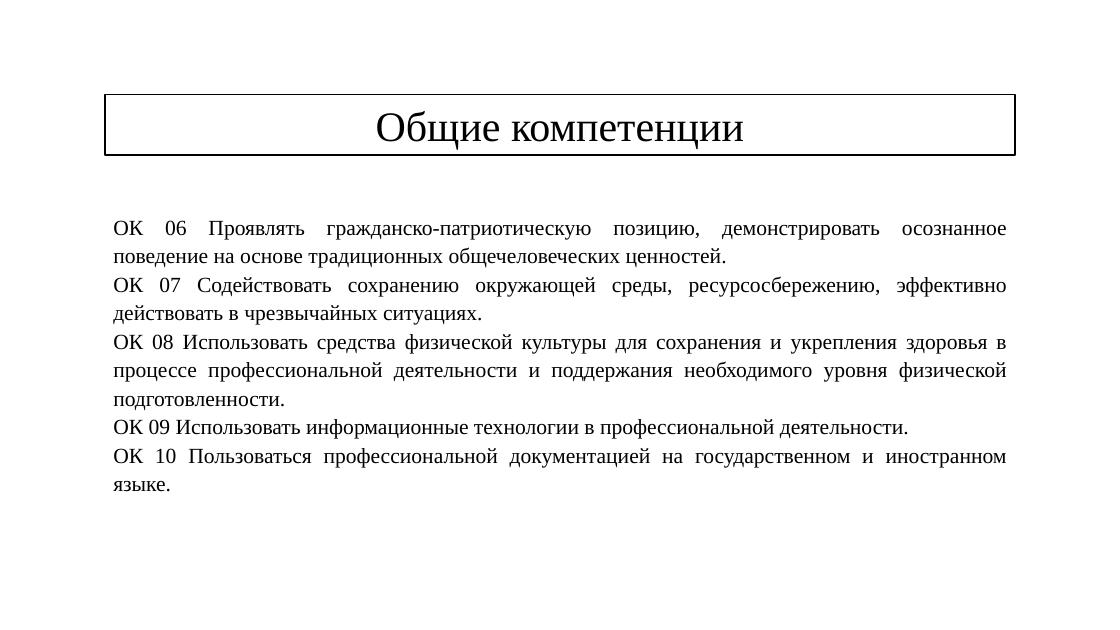
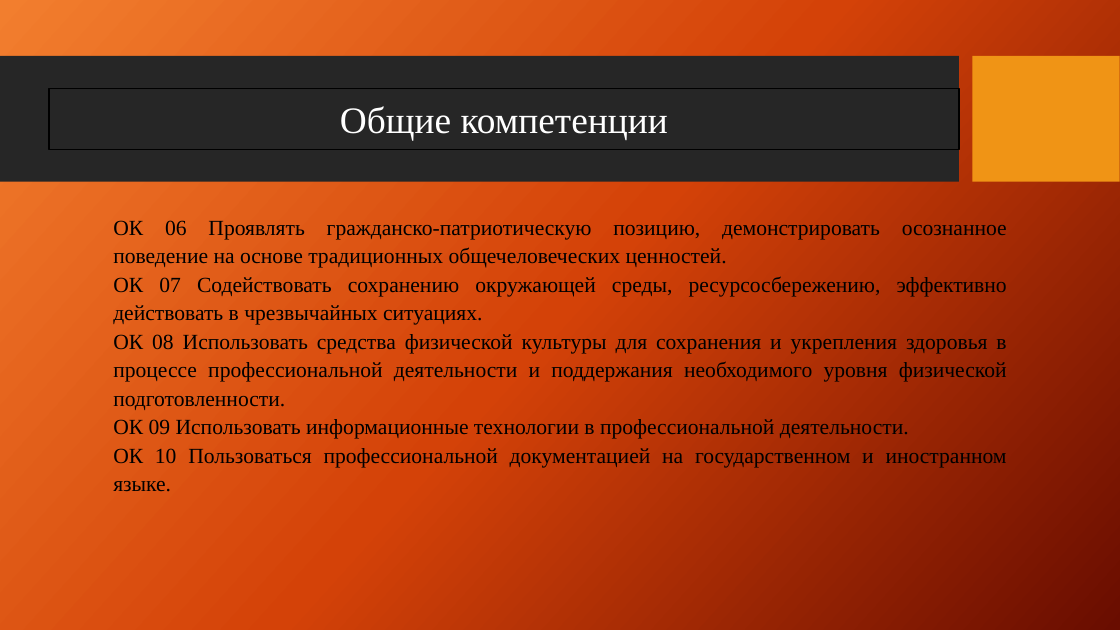
Before and after one commit to UlianovNikita/practic, a slide deck: slide 6 of Презентация по практике.pptx. Drawn at 1120x630 pixels with LibreOffice and Linux fonts; fonts in the diff are those of the drawing; background and template pictures are left out. Boxes give left, top, right and bottom in pixels: in the first picture for what was removed or moved away, otherwise in the second. Text is boxed around its words. In the diff, an @@ line names an element or a change of style, - is before the commit and + after.

```diff
--- a/Презентация по практике.pptx
+++ b/Презентация по практике.pptx
@@ background #FFFFFF to picture (left out) @@
@@ rectangle added at <box>0,56,959,182</box>, fill #262626 @@
@@ rectangle added at <box>973,56,1120,182</box>, fill #F09415 @@
@@ rectangle "Общие компетенции": place and size @@
-rectangle "Общие компетенции" at <box>105,94,1015,155</box>
+rectangle "Общие компетенции" at <box>49,88,959,150</box>
@@ rectangle "Общие компетенции" at <box>49,88,959,150</box>: size 36 to 32 pt, text colour #000000 to #FFFFFF; fill #FFFFFF to none @@
```
Also in this commit, not shown: 17 other slides changed.
